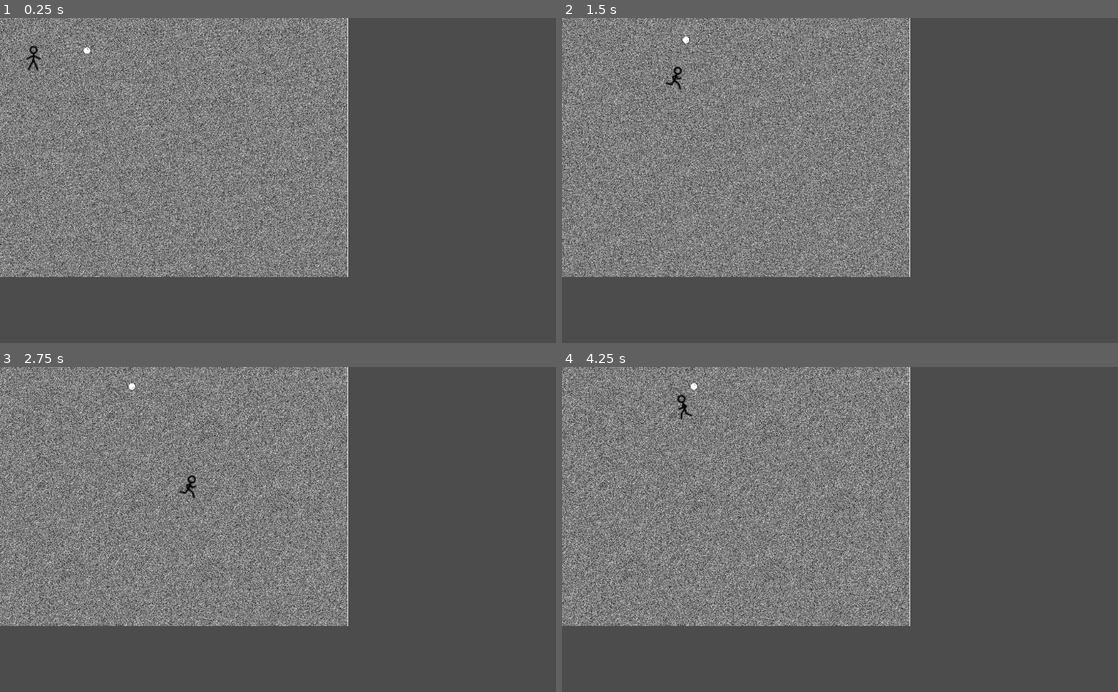
Above: before the commit, frames 1-4 (two rows, left to right).
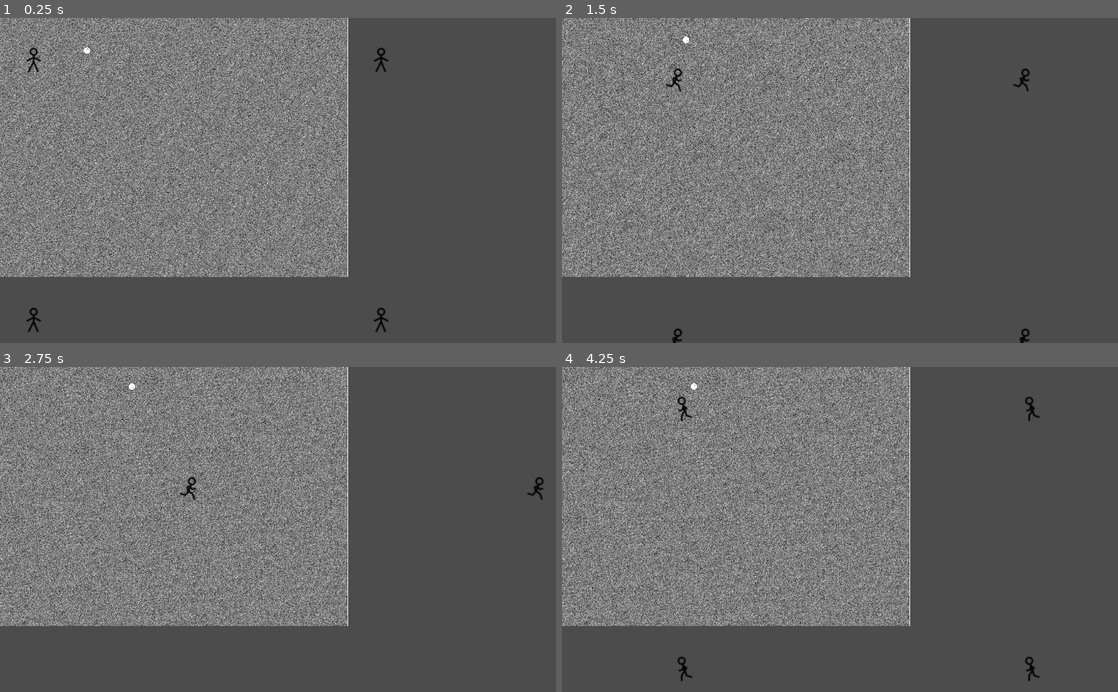
Above: after the commit, the same moments.

Repository: ssj71/nonlinearsnowballfight
Game: Godot game, scene res://fight.tscn
The game is run twice, just before and just after one commit, with the same random seed, the same clock (stepped at 60 frames per second) and the same inputs.
Inputs:
- Up to frame 1 (0.25 s): no input
- Up to frame 2 (1.5 s): hold Right 0.53-1.28 s; tap Space at 0.77 s; hold Down from 1.28 s (still down)
- Up to frame 3 (2.75 s): tap Space at 1.52 s; release Down at 2.03 s; hold Right from 2.03 s (still down)
- Up to frame 4 (4.25 s): release Right at 2.78 s; hold Up 2.78-3.53 s; tap Space at 3.02, 3.77 s; hold Left from 3.53 s (still down)

The runs differ from the first frame. In frame 1, 26% of the frame differs, in the area x 0-70%, y 0-97%; in frame 2, 26%; in frame 3, 26%; in frame 4, 26%, in the area x 0-86%, y 0-97%.

Commit message:
made field wrap

Diff:
--- a/Player.gd
+++ b/Player.gd
@@ -3,9 +3,20 @@
 # Declare member variables here.
 var speed = 200
 var hold = 0
+var copies = []
 
 # Called when the node enters the scene tree for the first time.
 func _ready():
+	for i in range(3):
+		copies.append($CollisionShape2D.duplicate())
+		add_child(copies[i]);
+		#$CollisionShape2D.get_transform().translated(Vector2(0,0))
+		#$CollisionShape2D.position =
+	copies.append($CollisionShape2D)
+	copies[0].position = Vector2(640,480);
+	copies[1].position = Vector2(0,480);
+	copies[2].position = Vector2(640,0);
+	copies[3].position = Vector2(0,0);
 	set_process(true)
 
 # Called every frame. 'delta' is the elapsed time since the previous frame.
@@ -24,17 +35,31 @@
 	var vel = Vector2(0, 0)
 	if Input.is_key_pressed(KEY_RIGHT):
 		vel.x = 1
-		$AnimatedSprite.flip_h = false
+		for i in range(4):
+			copies[i].get_child(0).flip_h = false
 	if Input.is_key_pressed(KEY_LEFT):
 		vel.x = -1
-		$AnimatedSprite.flip_h = true
+		for i in range(4):
+			copies[i].get_child(0).flip_h = true
 	if Input.is_key_pressed(KEY_UP):
 		vel.y = -1
 	if Input.is_key_pressed(KEY_DOWN):
 		vel.y = 1
 	if vel == Vector2(0,0):
-		$AnimatedSprite.animation = "stand"
+		for i in range(4):
+			copies[i].get_child(0).animation = "stand"
 		return
-	$AnimatedSprite.animation = "run"
+	for i in range(4):
+		copies[i].get_child(0).animation = "run"
 
-	position = position + speed * vel.normalized() * delta
+	position += speed * vel.normalized() * delta
+	if position.x < -440:
+		position.x += 640
+	elif position.x > 440:
+		position.x -= 640
+	if position.y < -280:
+		position.y += 480
+	elif position.y > 280:
+		position.y -= 480
+	#position.x = min(max(position.x,0),640)
+	#position.y = min(max(position.y,0),480)
--- a/fight.tscn
+++ b/fight.tscn
@@ -44,22 +44,6 @@
 "name": "run",
 "speed": 7.0
 } ]
-
-[sub_resource type="ImageTexture" id=5]
-
-flags = 7
-storage = 0
-lossy_quality = 0.7
-flags = 7
-size = Vector2( 0, 0 )
-
-[sub_resource type="ImageTexture" id=6]
-
-flags = 7
-storage = 0
-lossy_quality = 0.7
-flags = 7
-size = Vector2( 0, 0 )
 
 [sub_resource type="CircleShape2D" id=7]
 
@@ -90,6 +74,7 @@
 position = Vector2( 319, 240 )
 frames = SubResource( 1 )
 animation = "default"
+frame = 3
 playing = true
 
 [node name="A1" type="Area2D" parent="."]
@@ -172,6 +157,7 @@
 shape = SubResource( 2 )
 
 [node name="Player" type="KinematicBody2D" parent="."]
+position = Vector2( 62, 76 )
 input_pickable = false
 collision_layer = 1
 collision_mask = 1
@@ -180,25 +166,13 @@
 script = ExtResource( 5 )
 
 [node name="CollisionShape2D" type="CollisionShape2D" parent="Player"]
-position = Vector2( 62, 76 )
-shape = SubResource( 8 )
-
-[node name="AnimatedSprite" type="AnimatedSprite" parent="Player"]
-position = Vector2( 61.6844, 72.5289 )
+shape = SubResource( 3 )
+
+[node name="AnimatedSprite" type="AnimatedSprite" parent="Player/CollisionShape2D"]
 scale = Vector2( 1.5, 1.5 )
 frames = SubResource( 4 )
 animation = "stand"
 playing = true
-
-[node name="Sprite" type="Sprite" parent="."]
-position = Vector2( 12.95, 43.07 )
-texture = SubResource( 5 )
-normal_map = SubResource( 6 )
-
-[node name="MeshInstance2D" type="MeshInstance2D" parent="."]
-position = Vector2( 12.95, 43.07 )
-mesh = null
-texture = ExtResource( 10 )
 
 [node name="RigidBody2D" type="RigidBody2D" parent="."]
 position = Vector2( 160.136, 60.149 )
Not shown: 2 places in fight.tscn that only renumber resources
